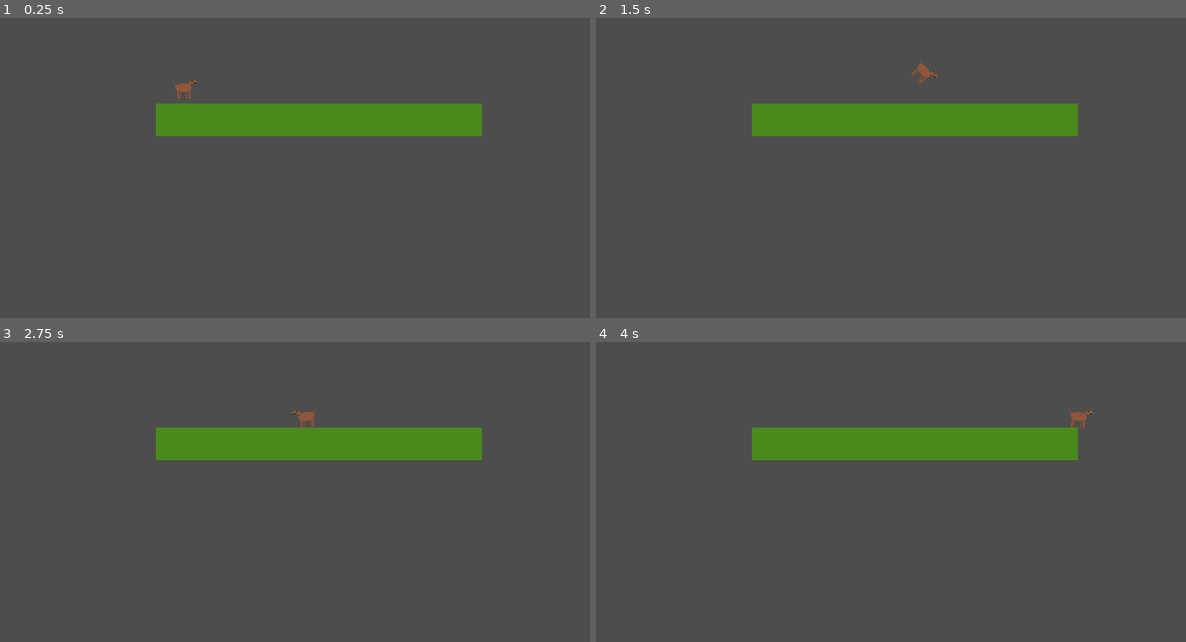
Above: before the commit, frames 1-4 (two rows, left to right).
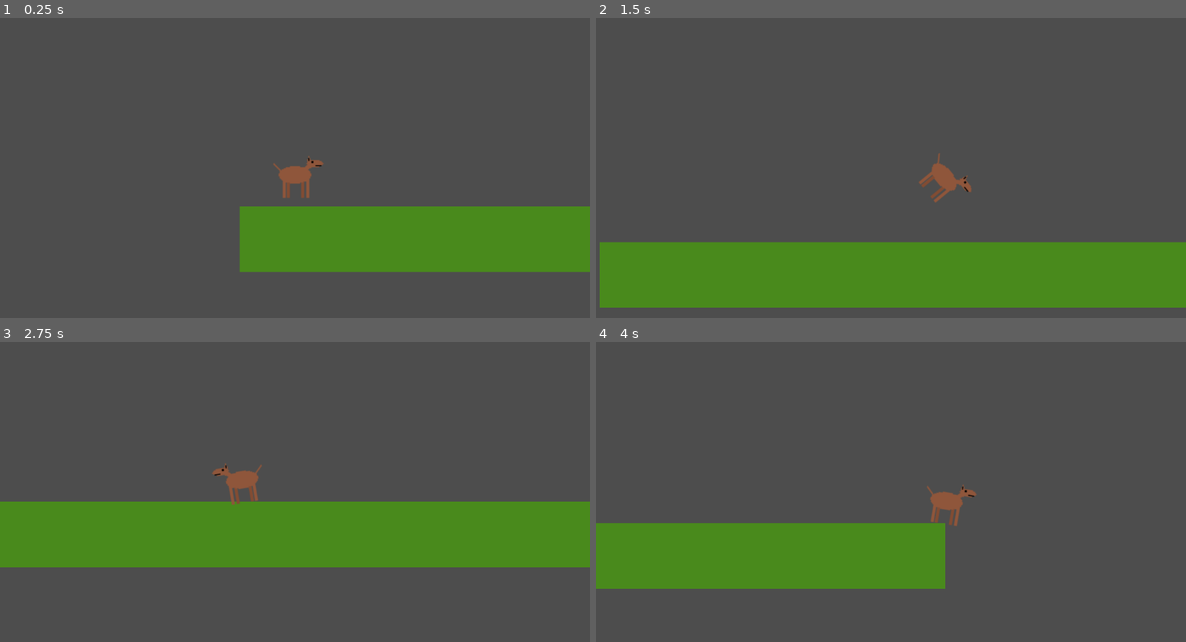
Above: after the commit, the same moments.

Repository: FormidianGoat/weeksaucem25
Game: Godot game, scene res://scenes/world.tscn
The game is run twice, just before and just after one commit, with the same random seed, the same clock (stepped at 60 frames per second) and the same inputs.
Inputs:
- Up to frame 1 (0.25 s): no input
- Up to frame 2 (1.5 s): hold D (Right) from 0.53 s (still down); tap Space (Jump) at 0.77 s
- Up to frame 3 (2.75 s): tap Space (Jump) at 1.52 s; release D (Right) at 2.03 s; hold A (Left) from 2.03 s (still down)
- Up to frame 4 (4 s): release A (Left) at 2.78 s; hold D (Right) from 2.78 s (still down); tap Space (Jump) at 3.02, 3.77 s

The runs differ from the first frame. In frame 1, 20% of the frame differs, in the area x 26-100%, y 19-85%; in frame 2, 28%; in frame 3, 28%, in the area x 0-100%, y 22-76%; in frame 4, 20%.

Commit message:
Update player.tscn
camrea

Diff:
--- a/horsebounce/scenes/player.tscn
+++ b/horsebounce/scenes/player.tscn
@@ -15,3 +15,8 @@
 [node name="CollisionShape2D" type="CollisionShape2D" parent="."]
 position = Vector2(1, 10.5)
 shape = SubResource("RectangleShape2D_j84b2")
+
+[node name="Camera2D" type="Camera2D" parent="."]
+zoom = Vector2(2, 2)
+position_smoothing_enabled = true
+rotation_smoothing_enabled = true
